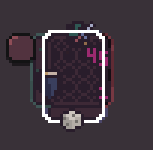
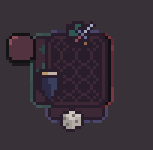
Two versions of the same layered image (153x150). Layer-by-layer changes:
removed layer "CardSlot.png" over [42, 30, 105, 123]
hid group "Numbers" (5 layers) over [87, 45, 111, 102]
